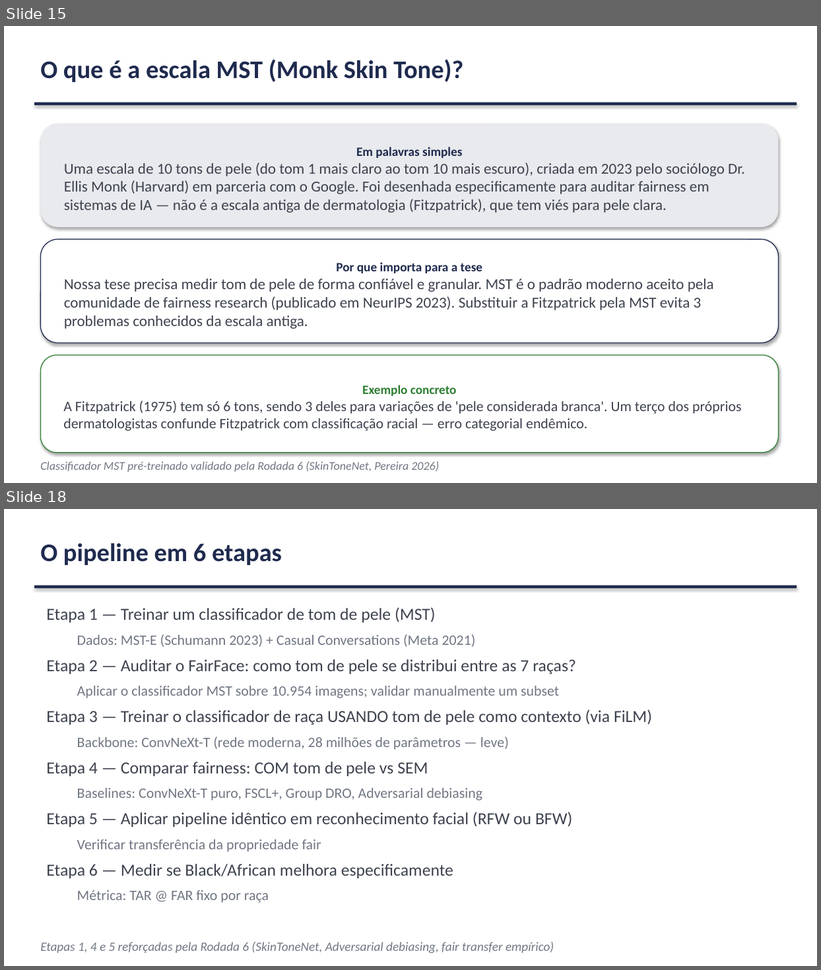
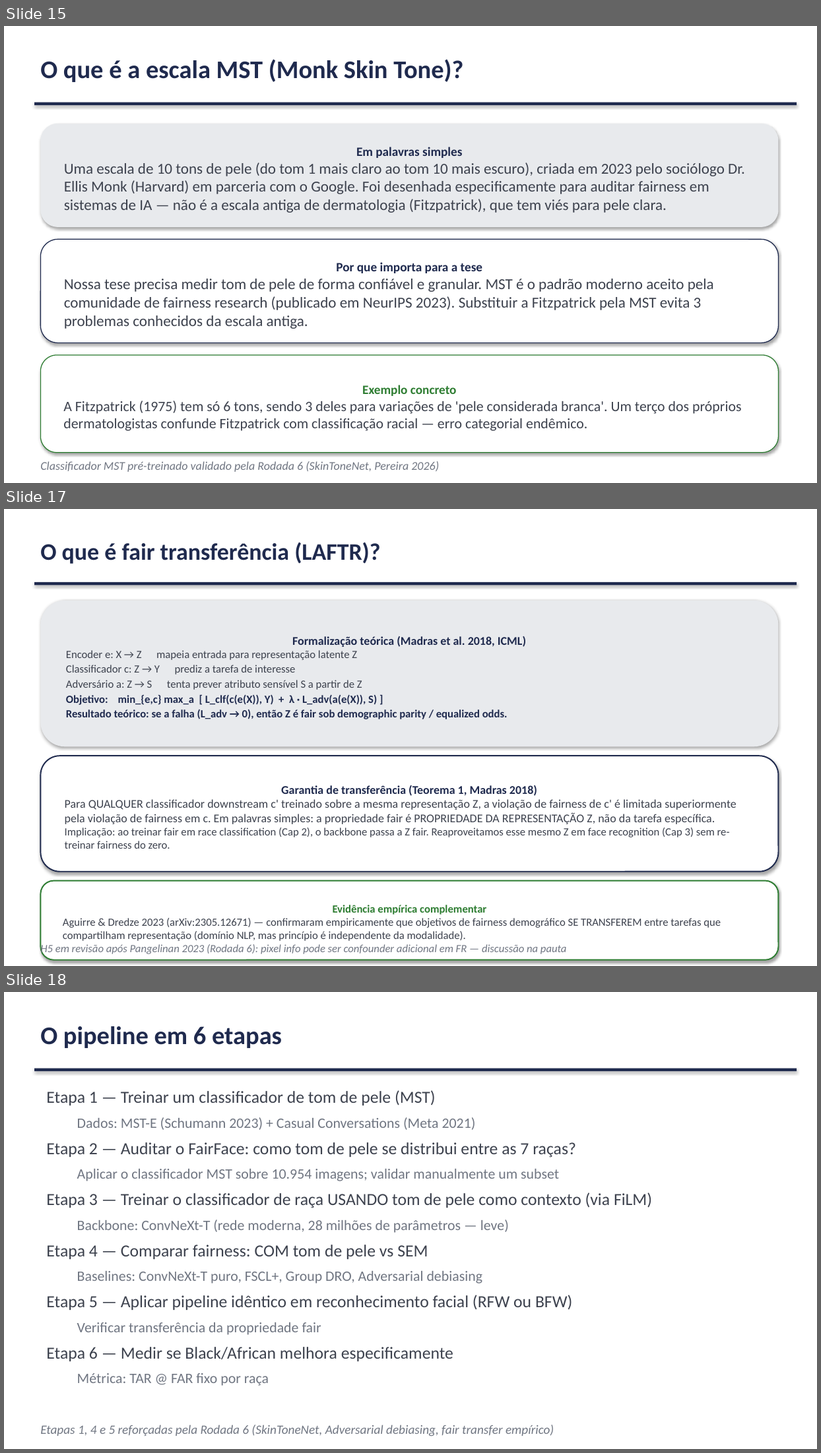
Before and after one commit to marcellozzetti/Facial-Recognition-Models-Mitigating-Bias, a slide deck: docs/ativo/material_reuniao_orientador_v3.2.1.pptx. Shown one above the other, each under a label of ours: slides 15 and 18 before the commit, slides 15, 17 and 18 after it; the slides between them are not shown. The pictures are 821x970 and 821x1453 pixels, drawn with LibreOffice and Linux fonts; fonts in the diff are those of the drawing. Boxes give left, top, right and bottom in pixels: in the first picture for what was removed or moved away, otherwise in the second. Text is boxed around its words. In the diff, an @@ line names an element or a change of style, - is before the commit and + after.

```diff
--- a/docs/ativo/material_reuniao_orientador_v3.2.1.pptx
+++ b/docs/ativo/material_reuniao_orientador_v3.2.1.pptx
@@ slide 17 added at (4, 509, 817, 966), background #FFFFFF @@
@@ text added at (40, 542, 380, 564), 28 pt, text #1F2A4E, bold @@
+O que é fair transferência (LAFTR)?
@@ rectangle added at (34, 582, 797, 586), fill #1F2A4E @@
@@ rounded rectangle added at (40, 601, 779, 747), fill #E8EAED, 13 pt, text #1F2A4E, bold @@
+Formalização teórica (Madras et al. 2018, ICML)
+Encoder e: X → Z mapeia entrada para representação latente Z
+Classificador c: Z → Y prediz a tarefa de interesse
+Adversário a: Z → S tenta prever atributo sensível S a partir de Z
+Objetivo: min_{e,c} max_a [ L_clf(c(e(X)), Y) + λ · L_adv(a(e(X)), S) ]
+Resultado teórico: se a falha (L_adv → 0), então Z é fair sob demographic parity / equalized odds.
@@ rounded rectangle added at (40, 756, 779, 872), fill #FFFFFF, outline #1F2A4E 1.5 pt, 14 pt, text #3D424E @@
+Garantia de transferência (Teorema 1, Madras 2018)
+Para QUALQUER classificador downstream c' treinado sobre a mesma representação Z, a violação de fairness de c' é limitada superiormente pela violação de fairness em c. Em palavras simples: a propriedade fair é PROPRIEDADE DA REPRESENTAÇÃO Z, não da tarefa específica.
+Implicação: ao treinar fair em race classification (Cap 2), o backbone passa a Z fair. Reaproveitamos esse mesmo Z em face recognition (Cap 3) sem re-treinar fairness do zero.
@@ rounded rectangle added at (40, 881, 779, 960), fill #FFFFFF, outline #2E7D32 1.5 pt, 13 pt, text #3D424E @@
+Evidência empírica complementar
+Aguirre & Dredze 2023 (arXiv:2305.12671) — confirmaram empiricamente que objetivos de fairness demográfico SE TRANSFEREM entre tarefas que compartilham representação (domínio NLP, mas princípio é independente da modalidade).
@@ text added at (40, 944, 567, 956), 13 pt, text #707682, italic @@
+H5 em revisão após Pangelinan 2023 (Rodada 6): pixel info pode ser confounder adicional em FR — discussão na pauta
```
Also in this commit, not shown: 3 slides changed, 1 other slide added, 2 slides removed, 1 other file.
